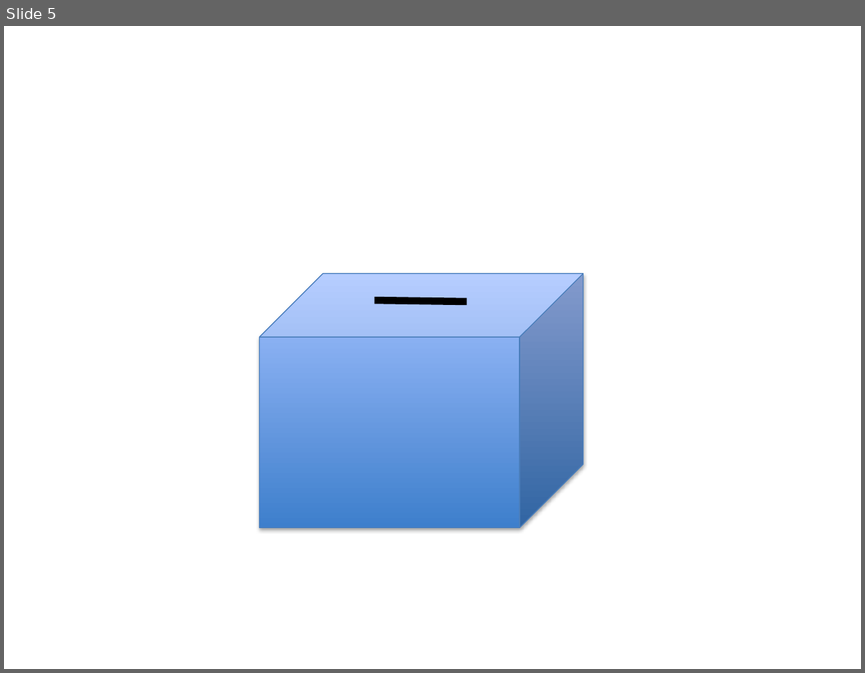
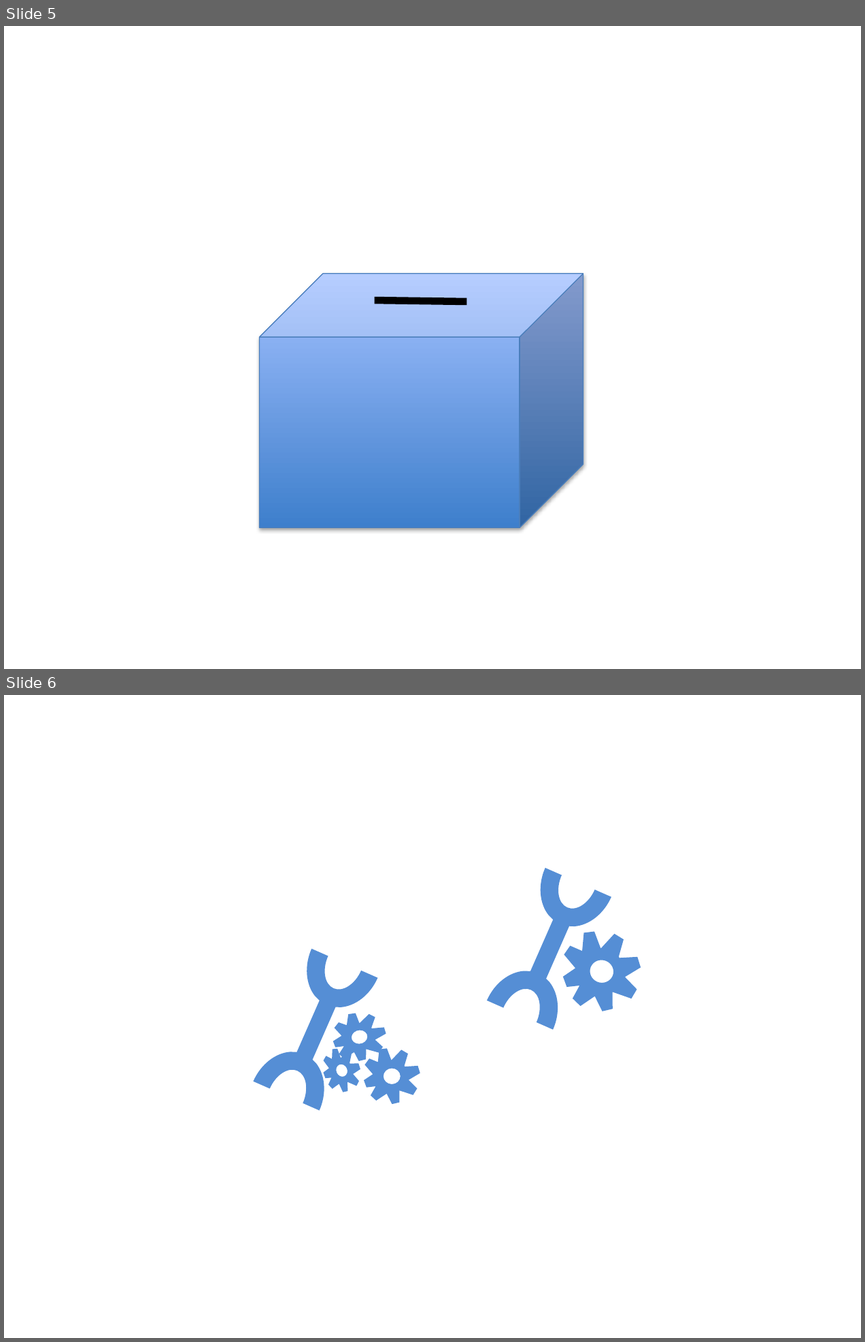
Before and after one commit to sfarhatd/Edoc, a slide deck: edoc person.pptx. Shown one above the other, each under a label of ours: slide 5 before the commit, slides 5 and 6 after it. The pictures are 865x673 and 865x1342 pixels, drawn with LibreOffice and Linux fonts; fonts in the diff are those of the drawing. Boxes give left, top, right and bottom in pixels: in the first picture for what was removed or moved away, otherwise in the second. Text is boxed around its words. In the diff, an @@ line names an element or a change of style, - is before the commit and + after.

```diff
--- a/edoc person.pptx
+++ b/edoc person.pptx
@@ slide 6 added at <box>4,695,861,1338</box>, background #FFFFFF @@
@@ freeform shape added at <box>487,868,611,1029</box>, fill #558ED5 @@
@@ freeform shape added at <box>552,920,649,1020</box>, fill #558ED5 @@
@@ freeform shape added at <box>253,949,377,1110</box>, fill #558ED5 @@
@@ freeform shape added at <box>326,1005,391,1067</box>, fill #558ED5 @@
@@ freeform shape added at <box>356,1040,426,1110</box>, fill #558ED5 @@
@@ freeform shape added at <box>317,1043,365,1096</box>, fill #558ED5 @@
```
Also in this commit, not shown: 4 other files.
